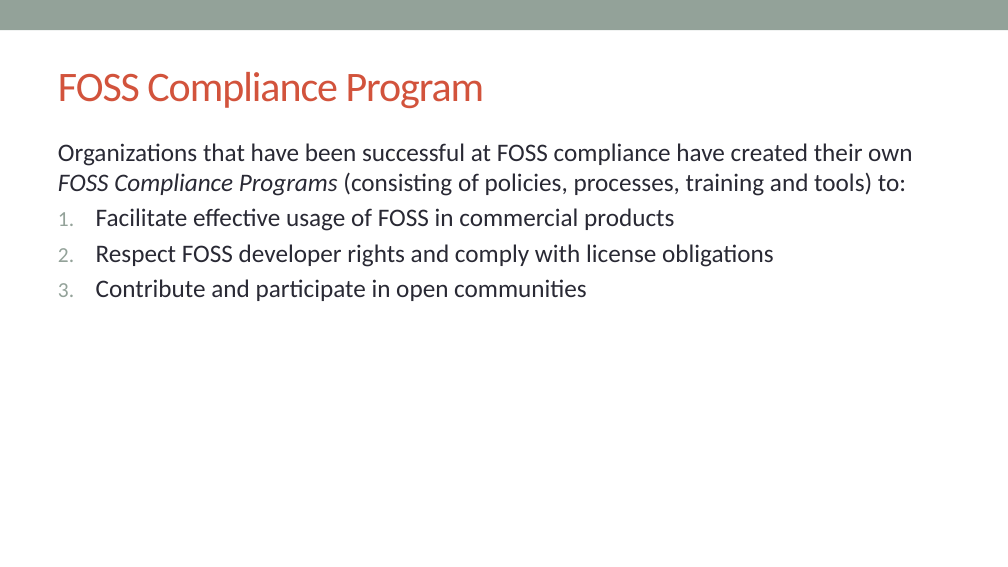
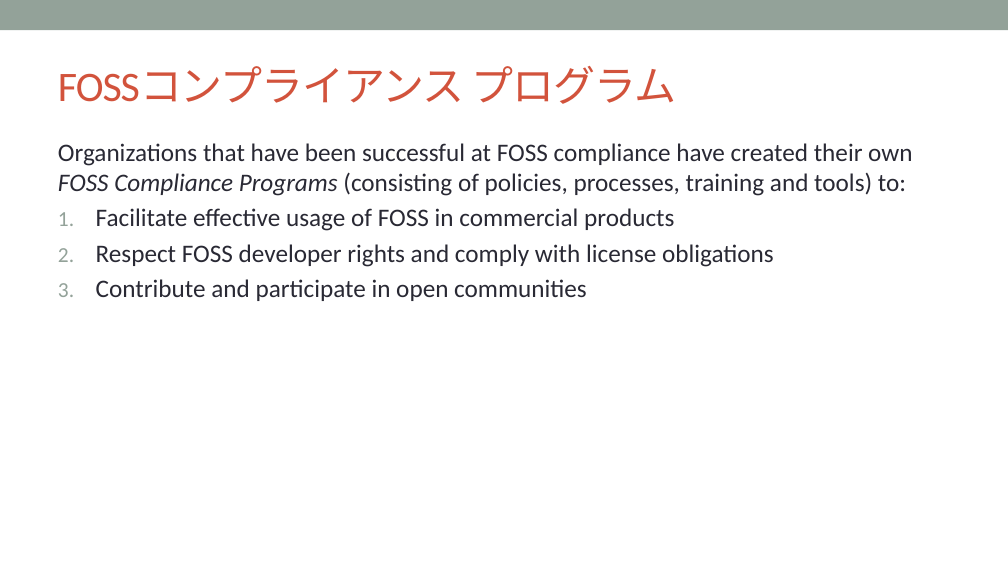
Before and after one commit to OpenChain-Project/Curriculum-Translation-JP, a slide deck: slide 28 of target/openchain-curriculum-release-2.pptx. Drawn at 1008x567 pixels with LibreOffice and Linux fonts; fonts in the diff are those of the drawing; background and template pictures are left out. Boxes give left, top, right and bottom in pixels: in the first picture for what was removed or moved away, otherwise in the second. Text is boxed around its words. In the diff, an @@ line names an element or a change of style, - is before the commit and + after.

Commit message:
27/75 slides done.

```diff
--- a/target/openchain-curriculum-release-2.pptx
+++ b/target/openchain-curriculum-release-2.pptx
@@ title at (58, 66, 676, 104): text changed @@
-FOSS Compliance Program
+FOSSコンプライアンス プログラム
```
Also in this commit, not shown: 1 other slide changed, 7 other files.
